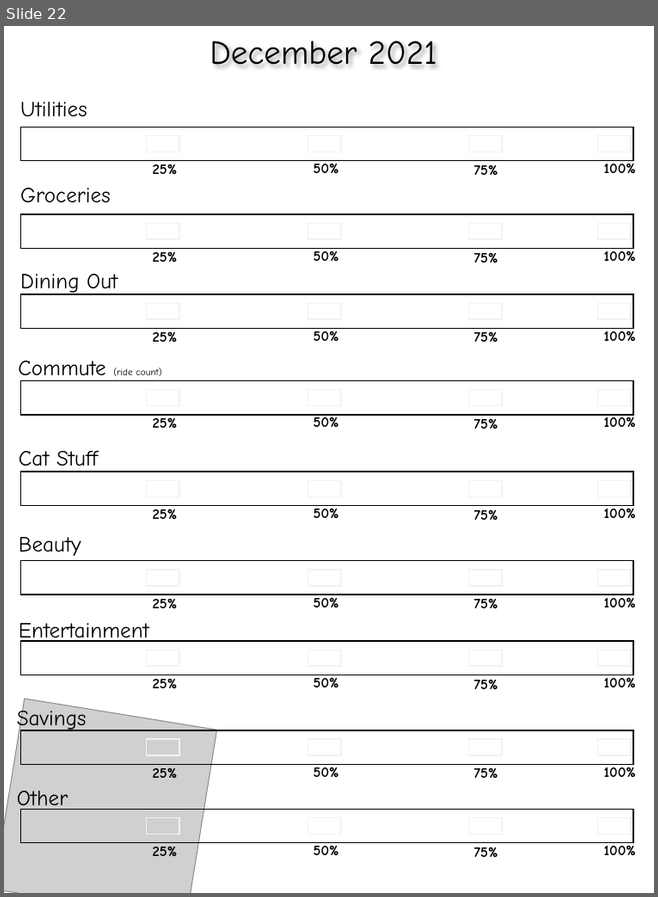
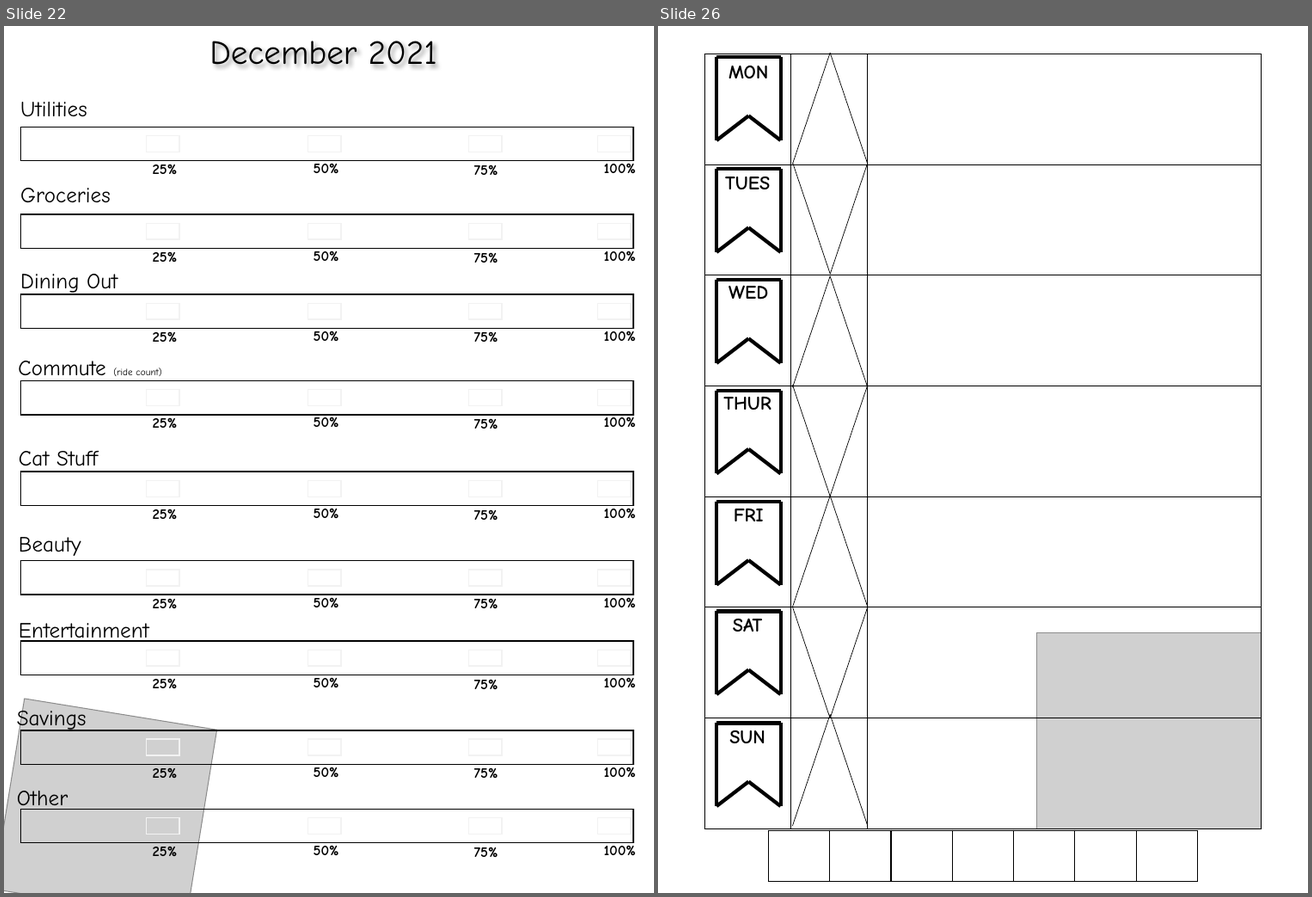
Before and after one commit to cds70409/cds70409.github.io, a slide deck: bujo_printouts.pptx. Shown side by side, each under a label of ours: slide 22 before the commit, slides 22 and 26 after it; the slides between them are not shown. The pictures are 658x897 and 1312x897 pixels, drawn with LibreOffice and Linux fonts; fonts in the diff are those of the drawing; grey boxes stand for pictures. Boxes give left, top, right and bottom in pixels: in the first picture for what was removed or moved away, otherwise in the second. Text is boxed around its words. In the diff, an @@ line names an element or a change of style, - is before the commit and + after.

```diff
--- a/bujo_printouts.pptx
+++ b/bujo_printouts.pptx
@@ slide 26 added at [658,26,1308,893], background #FFFFFF @@
@@ table added at [704,54,1263,828], 7 rows, 3 columns @@
+ |  | 
+ |  | 
+ |  | 
+ |  | 
+ |  | 
+ |  | 
+ |  | 
@@ text added at [729,66,768,78], 16 pt, text #000000, bold @@
+MON
@@ line added from (792, 164) to (831, 53), #000000 0.5 pt @@
@@ line added from (831, 53) to (868, 164), #000000 0.5 pt @@
@@ group added at [717,57,781,140]: 5 lines @@
@@ text added at [725,176,770,189], 16 pt, text #000000, bold @@
+TUES
@@ line added from (792, 163) to (831, 274), #000000 0.5 pt @@
@@ line added from (831, 274) to (868, 163), #000000 0.5 pt @@
@@ group added at [717,169,781,252]: 5 lines @@
@@ line added from (792, 387) to (831, 276), #000000 0.5 pt @@
@@ line added from (831, 276) to (868, 387), #000000 0.5 pt @@
@@ text added at [729,285,768,299], 16 pt, text #000000, bold @@
+WED
@@ group added at [717,280,781,363]: 5 lines @@
@@ line added from (792, 385) to (831, 496), #000000 0.5 pt @@
@@ line added from (831, 496) to (868, 385), #000000 0.5 pt @@
@@ text added at [723,397,772,410], 16 pt, text #000000, bold @@
+THUR
@@ group added at [717,390,781,473]: 5 lines @@
@@ text added at [734,508,764,521], 16 pt, text #000000, bold @@
+FRI
@@ line added from (792, 606) to (831, 496), #000000 0.5 pt @@
@@ line added from (831, 496) to (868, 606), #000000 0.5 pt @@
@@ group added at [717,502,781,584]: 5 lines @@
@@ text added at [733,618,762,631], 16 pt, text #000000, bold @@
+SAT
@@ line added from (792, 606) to (831, 717), #000000 0.5 pt @@
@@ line added from (831, 717) to (868, 606), #000000 0.5 pt @@
@@ picture added at [1036,633,1262,828] @@
@@ group added at [717,611,781,694]: 5 lines @@
@@ line added from (792, 825) to (831, 714), #000000 0.5 pt @@
@@ line added from (831, 714) to (868, 825), #000000 0.5 pt @@
@@ text added at [729,730,766,743], 16 pt, text #000000, bold @@
+SUN
@@ group added at [717,723,781,806]: 5 lines @@
@@ table added at [768,830,1199,881], 1 rows, 7 columns @@
+ |  |  |  |  |  | 
```
Also in this commit, not shown: 2 slides changed, 3 other slides added.
